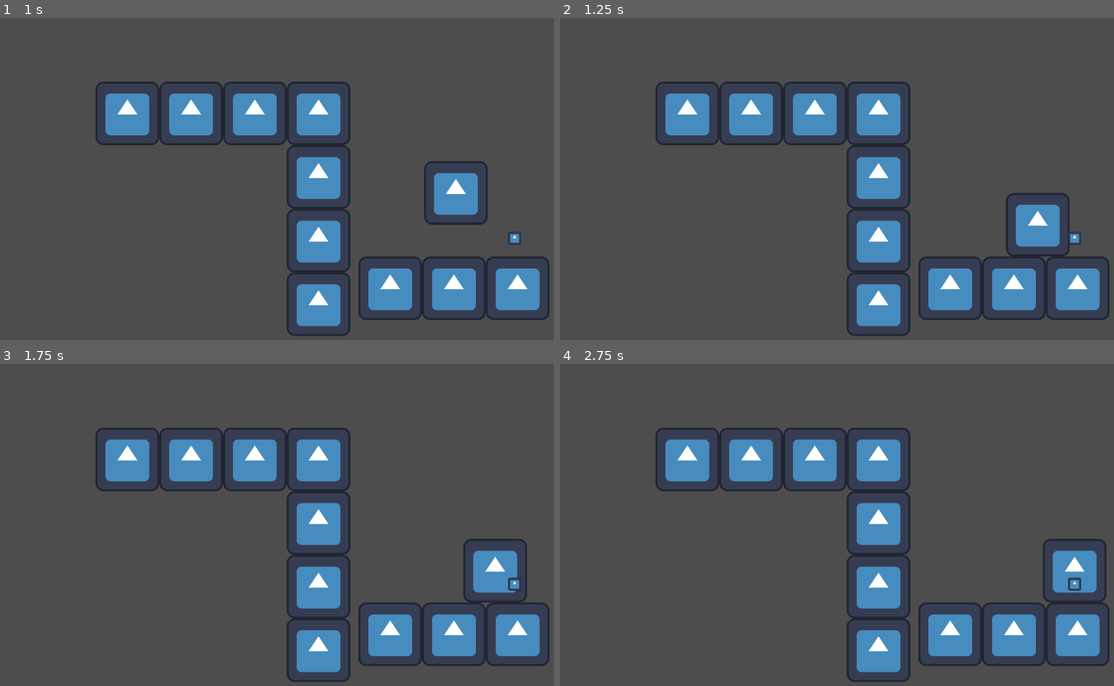
Above: before the commit, frames 1-4 (two rows, left to right).
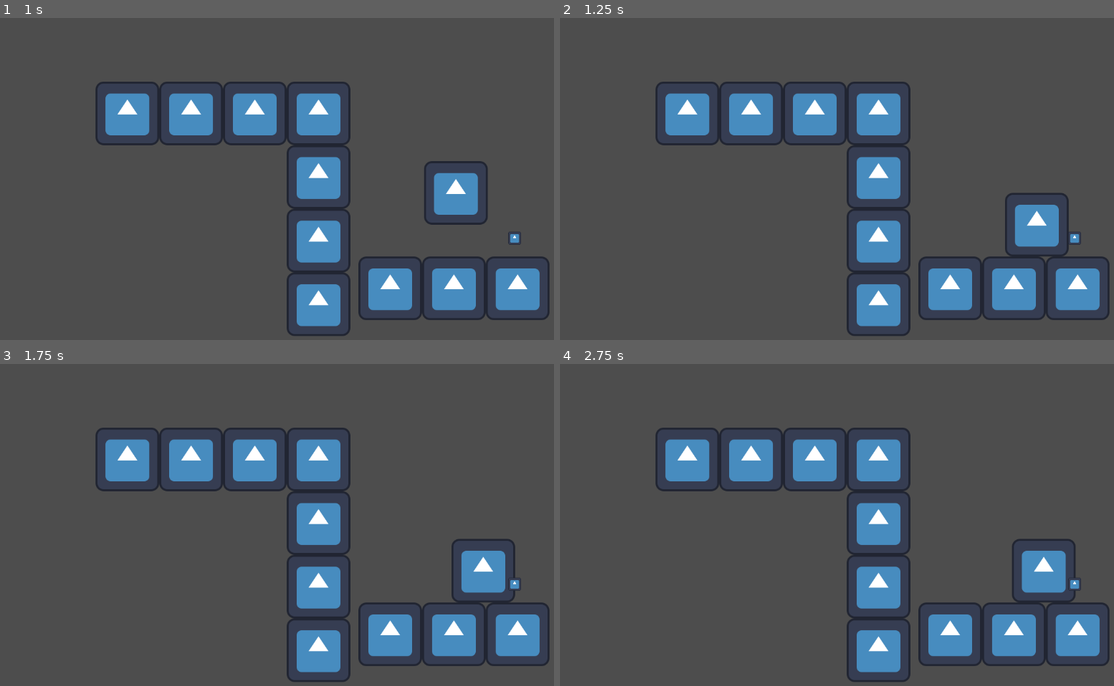
Above: after the commit, the same moments.

Repository: MichaelRRyan/ggj2024
Game: Godot game, scene res://test_level.tscn
Two runs of this game, one before a commit and one after it. Both use one fixed random seed, a clock stepped at 60 frames per second and the inputs below. This scene is started directly instead of the project's main scene. The engine's default icon, where the game draws it, is replaced by a stand-in: a white triangle on a blue panel in a dark square.
Inputs (mouse positions are in pixels of both pictures, inside the frame that each line leads up to):
- Up to frame 1 (1 s): move the mouse to (260, 243) at 0.52 s; press the mouse at (260, 243) at 0.53 s
- Up to frame 2 (1.25 s): no input
- Up to frame 3 (1.75 s): move the mouse to (459, 573) at 1.27 s; release the mouse at (459, 573) at 1.28 s; click (459, 573) at 1.35 s
- Up to frame 4 (2.75 s): move the mouse to (676, 476) at 2.02 s; press the mouse at (676, 476) at 2.03 s

Frame 1 is identical in both runs. In frame 2, 0.2% of the frame differs, in the area x 80-92%, y 54-74%; in frame 3, 0.9%; in frame 4, 1.8%, in the area x 81-99%, y 54-74%.

Commit message:
Fixed tree chop mechanic

Diff:
--- a/Characters/basic-minion.gd
+++ b/Characters/basic-minion.gd
@@ -38,15 +38,15 @@
 
 	print(has_target)
 
-	if has_target:
+	if has_target && not is_interacting:
 		target_x_diff = get_global_position().x - target_x
 		print(target_x_diff)
 		if target_x_diff < 0.0:
 			direction = 1
 		else:
 			direction = -1
-	#else:
-		#direction = 0
+	else:
+		direction = 0
 
 	if has_task && not has_target && not is_interacting:
 		if random_number >= 0.0:
--- a/features/entity/minion.tscn
+++ b/features/entity/minion.tscn
@@ -53,3 +53,4 @@
 [connection signal="body_entered" from="InteractRange" to="." method="_on_interact_range_body_entered"]
 [connection signal="timeout" from="TimerIdle" to="." method="_on_timer_idle_timeout"]
 [connection signal="timeout" from="TimerIdle" to="TimerIdle" method="_on_timeout"]
+[connection signal="timeout" from="TimerHarvest" to="." method="_on_timer_harvest_timeout"]
--- a/gameplay/gameplay.tscn
+++ b/gameplay/gameplay.tscn
@@ -40,4 +40,4 @@
 position = Vector2(77, -47)
 
 [node name="tree" parent="." instance=ExtResource("7_0y3i6")]
-position = Vector2(215, -14)
+position = Vector2(219, -13)
